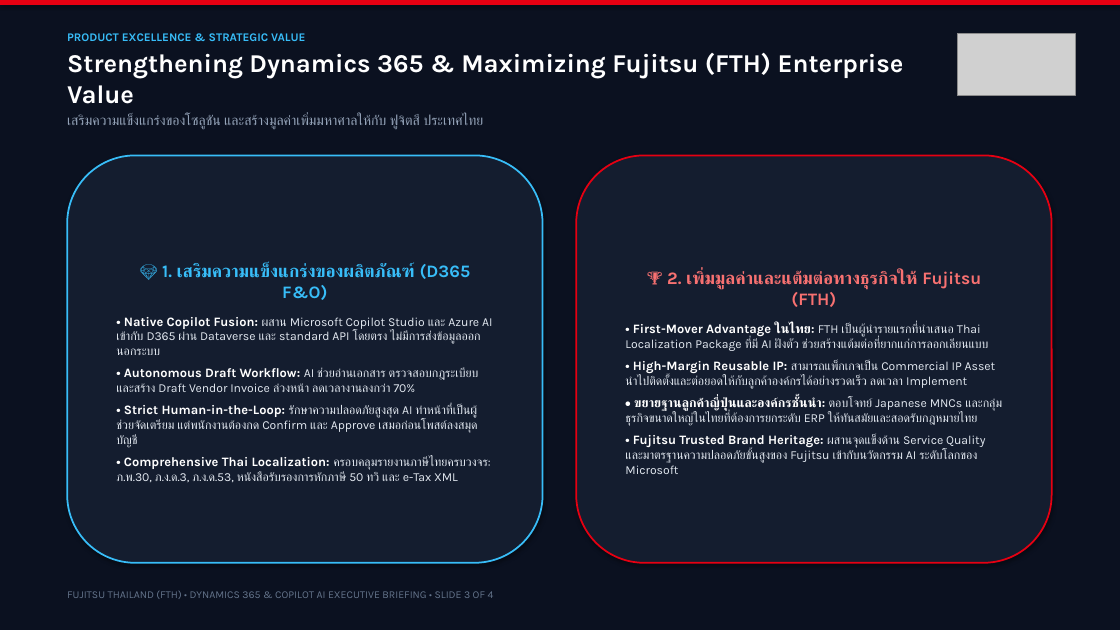
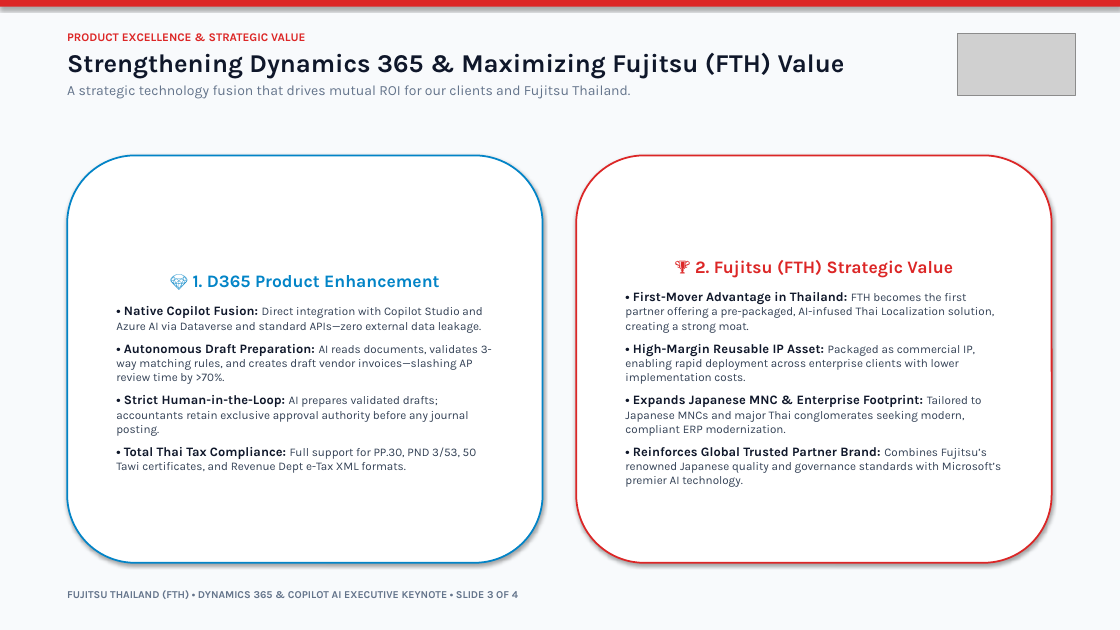
Before and after one commit to wititgithub/fth-d365-fo-copilot-deck, a slide deck: slide 3 of FTH_D365_Executive_Opening_Deck.pptx. Drawn at 1120x630 pixels with LibreOffice and Linux fonts; fonts in the diff are those of the drawing; grey boxes stand for pictures. Boxes give left, top, right and bottom in pixels: in the first picture for what was removed or moved away, otherwise in the second. Text is boxed around its words. In the diff, an @@ line names an element or a change of style, - is before the commit and + after.

Commit message:
Switch 4-slide opening deck to pristine executive English White Theme with harmonized contrast

```diff
--- a/FTH_D365_Executive_Opening_Deck.pptx
+++ b/FTH_D365_Executive_Opening_Deck.pptx
@@ rectangle at bbox=[0, 0, 1120, 630]: fill #0B1120 to #F8FAFC @@
@@ rectangle at bbox=[0, 0, 1120, 7]: fill #E60012 to #DC2626 @@
@@ text at bbox=[67, 53, 845, 99]: text changed; text colour #94A3B8 to #64748B @@
-Strengthening Dynamics 365 & Maximizing Fujitsu (FTH) Enterprise Value
-เสริมความแข็งแกร่งของโซลูชัน และสร้างมูลค่าเพิ่มมหาศาลให้กับ ฟูจิตสึ ประเทศไทย
+Strengthening Dynamics 365 & Maximizing Fujitsu (FTH) Value
+A strategic technology fusion that drives mutual ROI for our clients and Fujitsu Thailand.
@@ text at bbox=[67, 33, 305, 41]: text colour #38BDF8 to #DC2626 in "PRODUCT EXCELLENCE & STRATEGIC VALUE" @@
@@ rounded rectangle "💎 1. D365 Product Enhancement" at bbox=[67, 155, 543, 563]: fill #141D2F to #FFFFFF; outline #38BDF8 1.5 pt to #0284C7 1.5 pt @@
@@ rounded rectangle "🏆 2. Fujitsu (FTH) Strategic ..." at bbox=[576, 155, 1052, 563]: fill #141D2F to #FFFFFF; outline #E60012 1.5 pt to #DC2626 1.5 pt @@
@@ text in rounded rectangle at bbox=[625, 260, 1001, 487]: text changed; size 10.5 to 10 pt; text colour #E2E8F0 to #334155 @@
-🏆 2. เพิ่มมูลค่าและแต้มต่อทางธุรกิจให้ Fujitsu (FTH)
-• First-Mover Advantage ในไทย: FTH เป็นผู้นำรายแรกที่นำเสนอ Thai Localization Package ที่มี AI ฝังตัว ช่วยสร้างแต้มต่อที่ยากแก่การลอกเลียนแบบ
-• High-Margin Reusable IP: สามารถแพ็กเกจเป็น Commercial IP Asset นำไปติดตั้งและต่อยอดให้กับลูกค้าองค์กรได้อย่างรวดเร็ว ลดเวลา Implement
-• ขยายฐานลูกค้าญี่ปุ่นและองค์กรชั้นนำ: ตอบโจทย์ Japanese MNCs และกลุ่มธุรกิจขนาดใหญ่ในไทยที่ต้องการยกระดับ ERP ให้ทันสมัยและสอดรับกฎหมายไทย
-• Fujitsu Trusted Brand Heritage: ผสานจุดแข็งด้าน Service Quality และมาตรฐานความปลอดภัยขั้นสูงของ Fujitsu เข้ากับนวัตกรรม AI ระดับโลกของ Microsoft
+🏆 2. Fujitsu (FTH) Strategic Value
+• First-Mover Advantage in Thailand: FTH becomes the first partner offering a pre-packaged, AI-infused Thai Localization solution, creating a strong moat.
+• High-Margin Reusable IP Asset: Packaged as commercial IP, enabling rapid deployment across enterprise clients with lower implementation costs.
+• Expands Japanese MNC & Enterprise Footprint: Tailored to Japanese MNCs and major Thai conglomerates seeking modern, compliant ERP modernization.
+• Reinforces Global Trusted Partner Brand: Combines Fujitsu’s renowned Japanese quality and governance standards with Microsoft’s premier AI technology.
@@ text in rounded rectangle at bbox=[116, 275, 492, 473]: text changed; size 10.5 to 10 pt; text colour #E2E8F0 to #334155 @@
-💎 1. เสริมความแข็งแกร่งของผลิตภัณฑ์ (D365 F&O)
-• Native Copilot Fusion: ผสาน Microsoft Copilot Studio และ Azure AI เข้ากับ D365 ผ่าน Dataverse และ standard API โดยตรง ไม่มีการส่งข้อมูลออกนอกระบบ
-• Autonomous Draft Workflow: AI ช่วยอ่านเอกสาร ตรวจสอบกฎระเบียบ และสร้าง Draft Vendor Invoice ล่วงหน้า ลดเวลางานลงกว่า 70%
-• Strict Human-in-the-Loop: รักษาความปลอดภัยสูงสุด AI ทำหน้าที่เป็นผู้ช่วยจัดเตรียม แต่พนักงานต้องกด Confirm และ Approve เสมอก่อนโพสต์ลงสมุดบัญชี
-• Comprehensive Thai Localization: ครอบคลุมรายงานภาษีไทยครบวงจร: ภ.พ.30, ภ.ง.ด.3, ภ.ง.ด.53, หนังสือรับรองการหักภาษี 50 ทวิ และ e-Tax XML
+💎 1. D365 Product Enhancement
+• Native Copilot Fusion: Direct integration with Copilot Studio and Azure AI via Dataverse and standard APIs—zero external data leakage.
+• Autonomous Draft Preparation: AI reads documents, validates 3-way matching rules, and creates draft vendor invoices—slashing AP review time by >70%.
+• Strict Human-in-the-Loop: AI prepares validated drafts; accountants retain exclusive approval authority before any journal posting.
+• Total Thai Tax Compliance: Full support for PP.30, PND 3/53, 50 Tawi certificates, and Revenue Dept e-Tax XML formats.
@@ text at bbox=[67, 590, 518, 599]: text changed; bold on @@
-FUJITSU THAILAND (FTH) • DYNAMICS 365 & COPILOT AI EXECUTIVE BRIEFING • SLIDE 3 OF 4
+FUJITSU THAILAND (FTH) • DYNAMICS 365 & COPILOT AI EXECUTIVE KEYNOTE • SLIDE 3 OF 4
```
Also in this commit, not shown: 2 other slides changed, 1 slide added, 1 slide removed, 6 other files.
